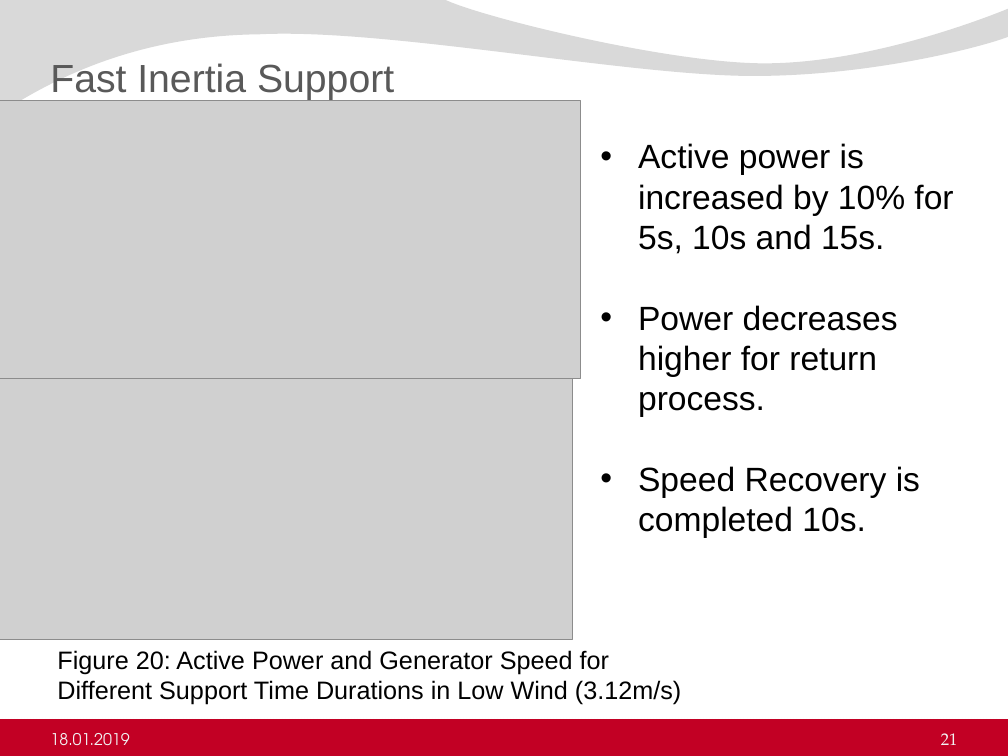
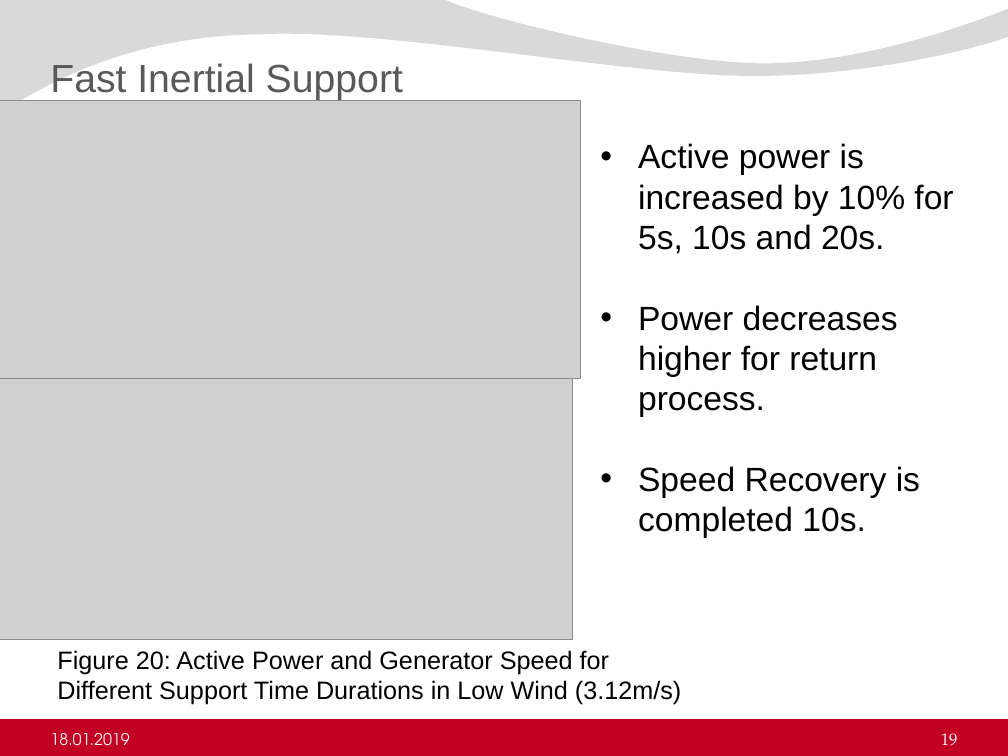
Before and after one commit to ErencanDuymaz/Research, a slide deck: slide 19 of Thesis/Thesis Defence/Erencan_Duymaz_thesis_defence.pptx (slide 21 before the commit). Drawn at 1008x756 pixels with LibreOffice and Linux fonts; fonts in the diff are those of the drawing; grey boxes stand for pictures; background and template pictures are left out. Boxes give left, top, right and bottom in pixels: in the first picture for what was removed or moved away, otherwise in the second. Text is boxed around its words. In the diff, an @@ line names an element or a change of style, - is before the commit and + after.

```diff
--- a/Thesis/Thesis Defence/Erencan_Duymaz_thesis_defence.pptx
+++ b/Thesis/Thesis Defence/Erencan_Duymaz_thesis_defence.pptx
@@ title at box(50, 63, 403, 100): text changed @@
-Fast Inertia Support
+Fast Inertial Support
@@ text at box(638, 143, 953, 254): text changed @@
-• Active power is increased by 10% for 5s, 10s and 15s.
+• Active power is increased by 10% for 5s, 10s and 20s.
@@ page number at box(941, 733, 958, 746): text changed @@
-21
+19
```
Also in this commit, not shown: 14 other slides changed, 1 slide added, 2 other files.
